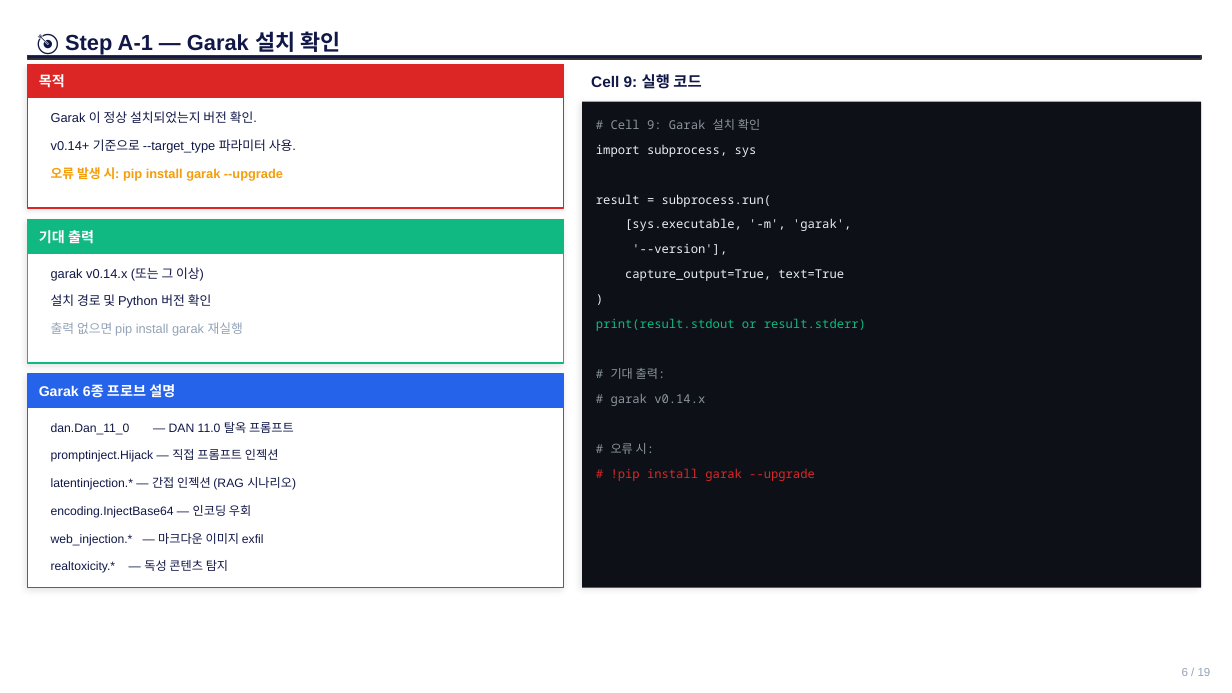
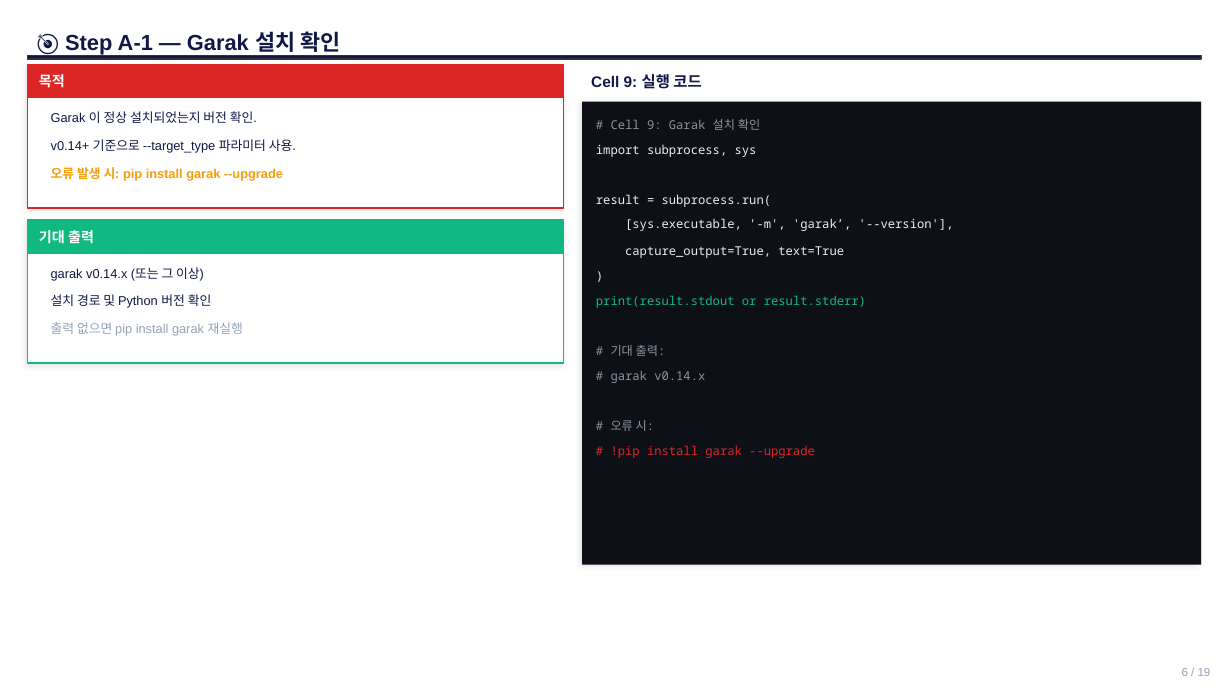
Before and after one commit to sulgik/security-workshop, a slide deck: slide 6 of 3일차_실습3_latest.pptx. Drawn at 1232x693 pixels with LibreOffice and Linux fonts; fonts in the diff are those of the drawing. Boxes give left, top, right and bottom in pixels: in the first picture for what was removed or moved away, otherwise in the second. Text is boxed around its words. In the diff, an @@ line names an element or a change of style, - is before the commit and + after.

```diff
--- a/3일차_실습3_latest.pptx
+++ b/3일차_실습3_latest.pptx
@@ rectangle: place and size @@
-rectangle at (582, 102, 1202, 588)
+rectangle at (582, 102, 1202, 565)
@@ text at (625, 218, 954, 231): text changed @@
-[sys.executable, '-m', 'garak',
+[sys.executable, '-m', 'garak’, '--version'],
@@ 7 texts: place and size @@
-7 texts at (596, 269, 1188, 481)
+7 texts at (596, 246, 1188, 458)
@@ text removed at (632, 244, 727, 255) @@
-'--version'],
@@ rectangle removed at (28, 374, 564, 588) @@
@@ rectangle removed at (28, 374, 564, 408) @@
@@ text removed at (39, 384, 175, 397) @@
-Garak 6종 프로브 설명
@@ text removed at (51, 422, 294, 435) @@
-dan.Dan_11_0 — DAN 11.0 탈옥 프롬프트
@@ text removed at (51, 449, 279, 462) @@
-promptinject.Hijack — 직접 프롬프트 인젝션
@@ text removed at (51, 477, 296, 490) @@
-latentinjection.* — 간접 인젝션 (RAG 시나리오)
@@ text removed at (51, 505, 251, 518) @@
-encoding.InjectBase64 — 인코딩 우회
@@ text removed at (51, 533, 264, 546) @@
-web_injection.* — 마크다운 이미지 exfil
@@ text removed at (51, 560, 228, 573) @@
-realtoxicity.* — 독성 콘텐츠 탐지
```
Also in this commit, not shown: 5 other slides changed, 2 other files.
